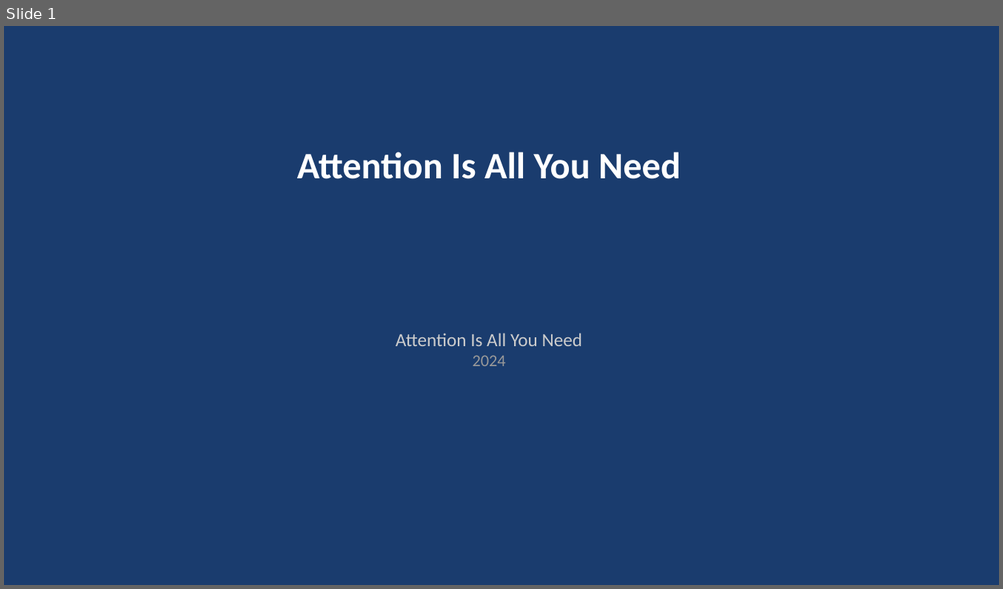
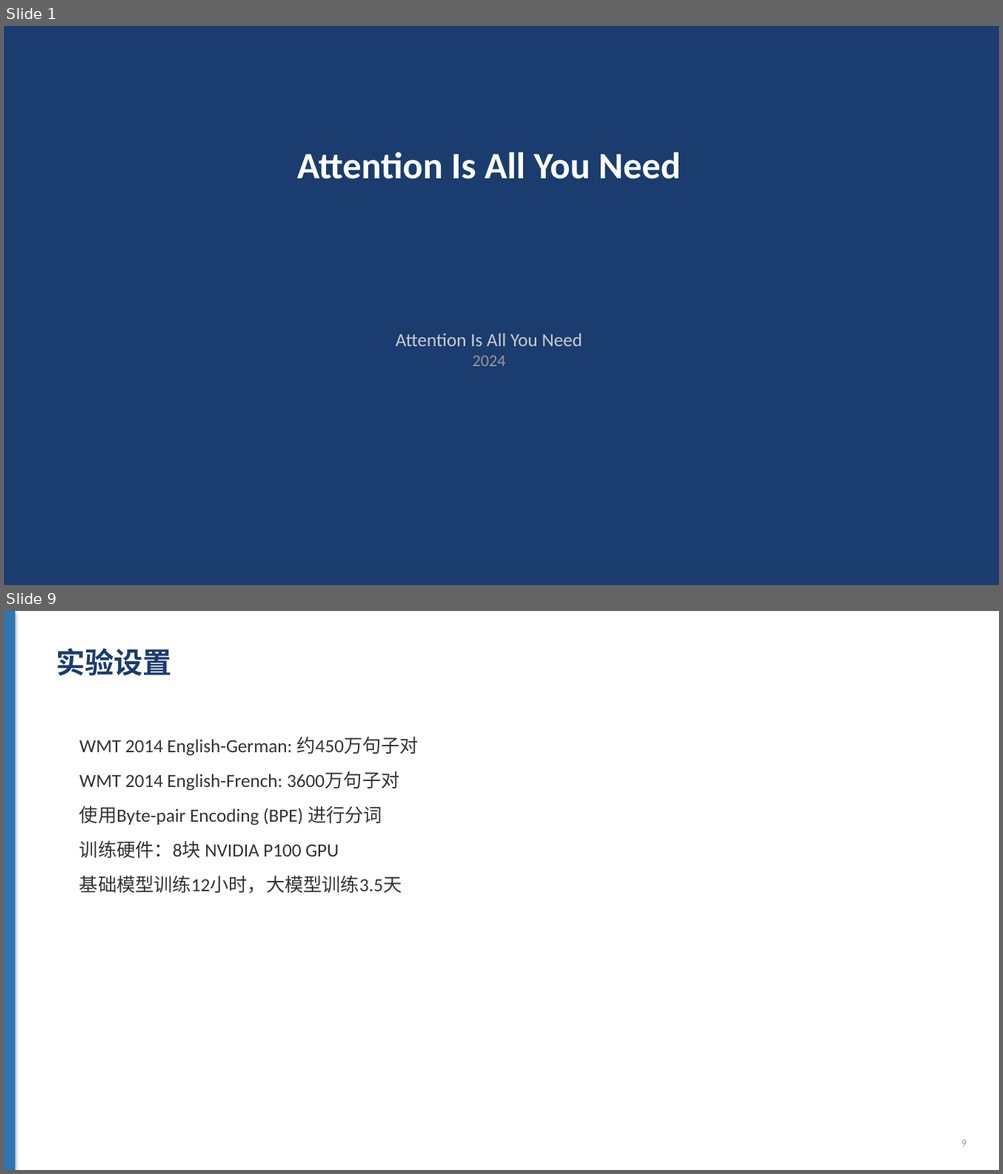
Before and after one commit to bcefghj/scholarflow, a slide deck: examples/attention_is_all_you_need/slides.pptx. Shown one above the other, each under a label of ours: slide 1 before the commit, slides 1 and 9 after it; the slides between them are not shown. The pictures are 1003x589 and 1003x1174 pixels, drawn with LibreOffice and Linux fonts; fonts in the diff are those of the drawing. Boxes give left, top, right and bottom in pixels: in the first picture for what was removed or moved away, otherwise in the second. Text is boxed around its words. In the diff, an @@ line names an element or a change of style, - is before the commit and + after.

```diff
--- a/examples/attention_is_all_you_need/slides.pptx
+++ b/examples/attention_is_all_you_need/slides.pptx
@@ slide 9 added at (x1=4, y1=611, x2=999, y2=1170), background #FFFFFF @@
@@ rectangle added at (x1=4, y1=611, x2=15, y2=1170), fill #2E75B6 @@
@@ text added at (x1=56, y1=648, x2=172, y2=676), 28 pt, text #1A3C6E, bold @@
+实验设置
@@ text added at (x1=79, y1=737, x2=418, y2=894), 18 pt, text #333333 @@
+WMT 2014 English-German: 约450万句子对
+WMT 2014 English-French: 3600万句子对
+使用Byte-pair Encoding (BPE) 进行分词
+训练硬件：8块 NVIDIA P100 GPU
+基础模型训练12小时，大模型训练3.5天
@@ text added at (x1=961, y1=1140, x2=966, y2=1147), 10 pt, text #999999 @@
+9
```
Also in this commit, not shown: 8 slides changed, 4 other slides added, 4 slides removed, 39 other files.
